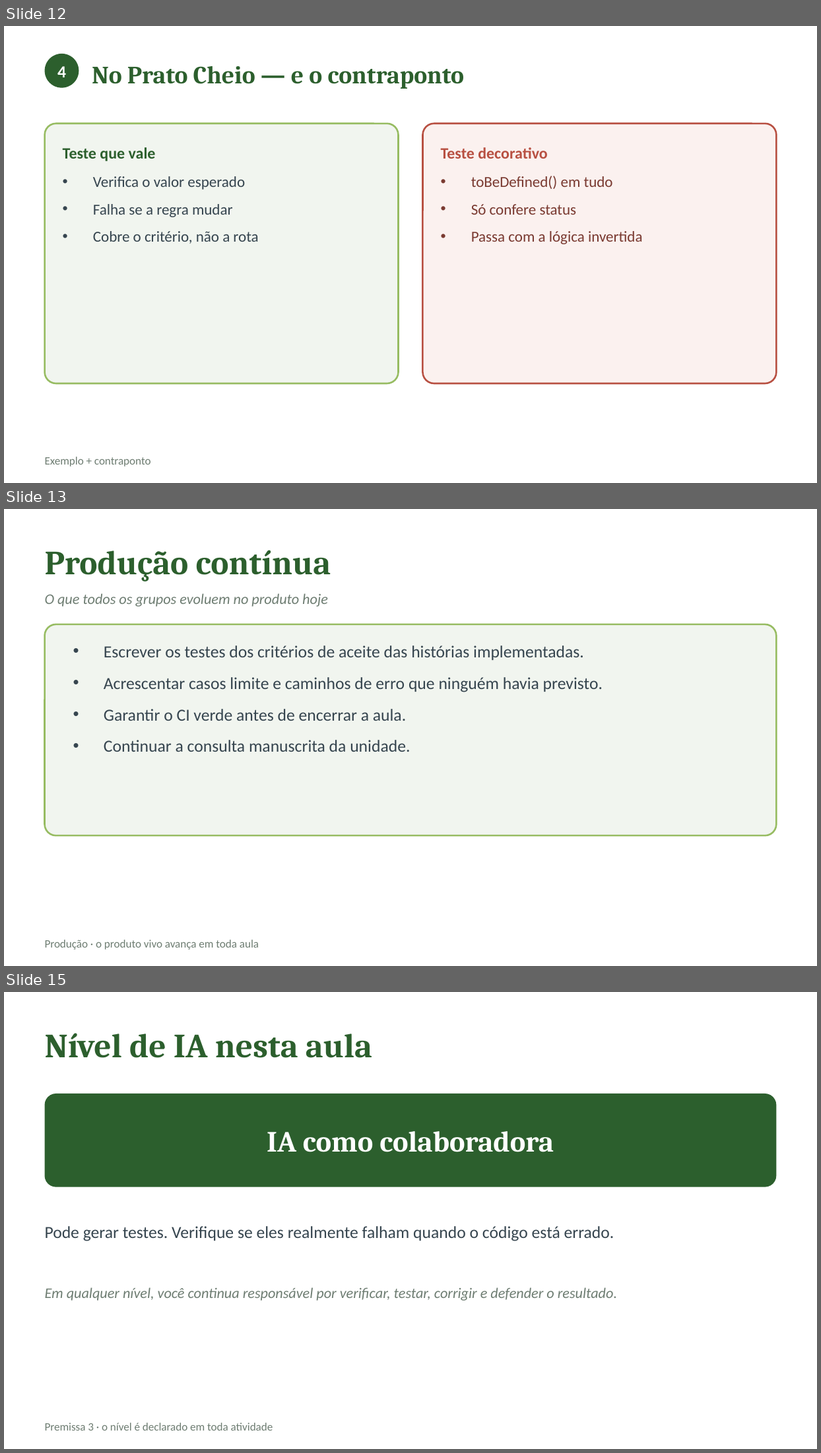
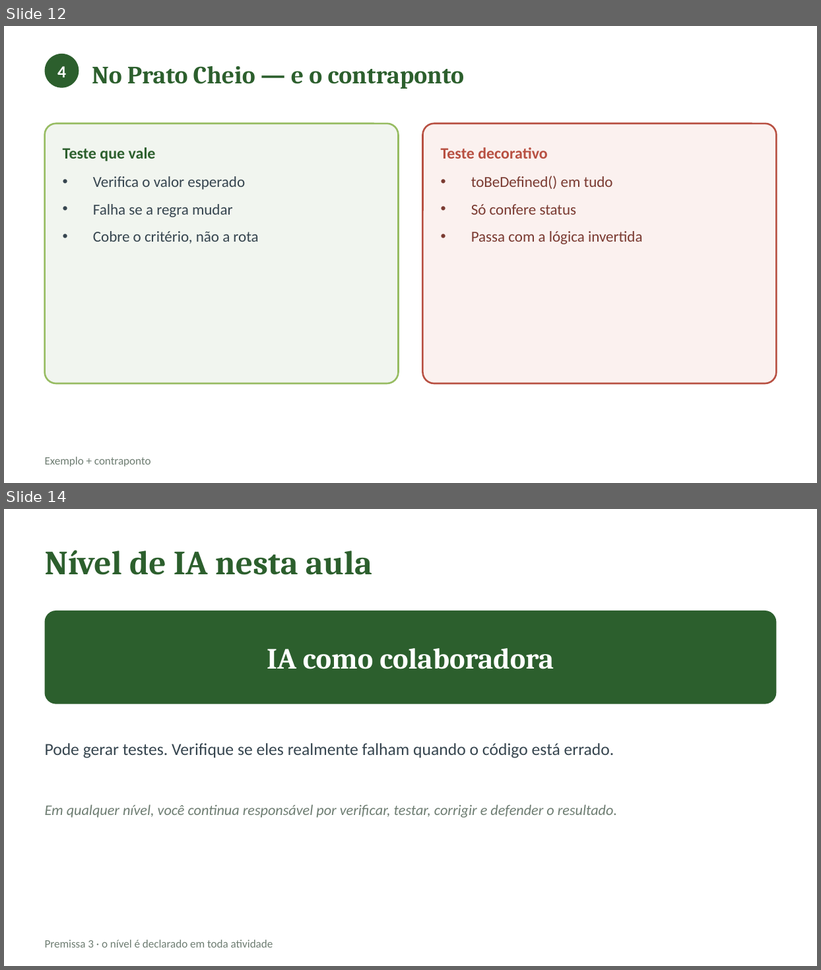
Before and after one commit to CatolicaSC-EngSoft/g1126-analise-projeto-desenvolvimento-agil-alunos, a slide deck: slides/aula-12-testes.pptx. Shown one above the other, each under a label of ours: slides 12, 13 and 15 before the commit, slides 12 and 14 after it; the slides between them are not shown. The pictures are 821x1453 and 821x970 pixels, drawn with LibreOffice and Linux fonts; fonts in the diff are those of the drawing. Boxes give left, top, right and bottom in pixels: in the first picture for what was removed or moved away, otherwise in the second. Text is boxed around its words. In the diff, an @@ line names an element or a change of style, - is before the commit and + after.

Commit message:
Unidade 3: produção em sala sem menu; modelos de docs do Trabalho 3

```diff
--- a/slides/aula-12-testes.pptx
+++ b/slides/aula-12-testes.pptx
@@ slide 13 removed at (4, 509, 817, 966), background #FFFFFF @@
@@ text removed at (45, 550, 331, 582) @@
-Produção contínua
@@ text removed at (45, 593, 328, 607) @@
-O que todos os grupos evoluem no produto hoje
@@ rounded rectangle removed at (45, 625, 776, 836) @@
@@ text removed at (104, 646, 603, 752) @@
-• Escrever os testes dos critérios de aceite das histórias implementadas.
-• Acrescentar casos limite e caminhos de erro que ninguém havia previsto.
-• Garantir o CI verde antes de encerrar a aula.
-• Continuar a consulta manuscrita da unidade.
@@ text removed at (45, 940, 259, 950) @@
-Produção · o produto vivo avança em toda aula
@@ what was slide 15 is now slide 14 @@
```
Also in this commit, not shown: 1 slide added, 1 other slide removed, 12 other files.
